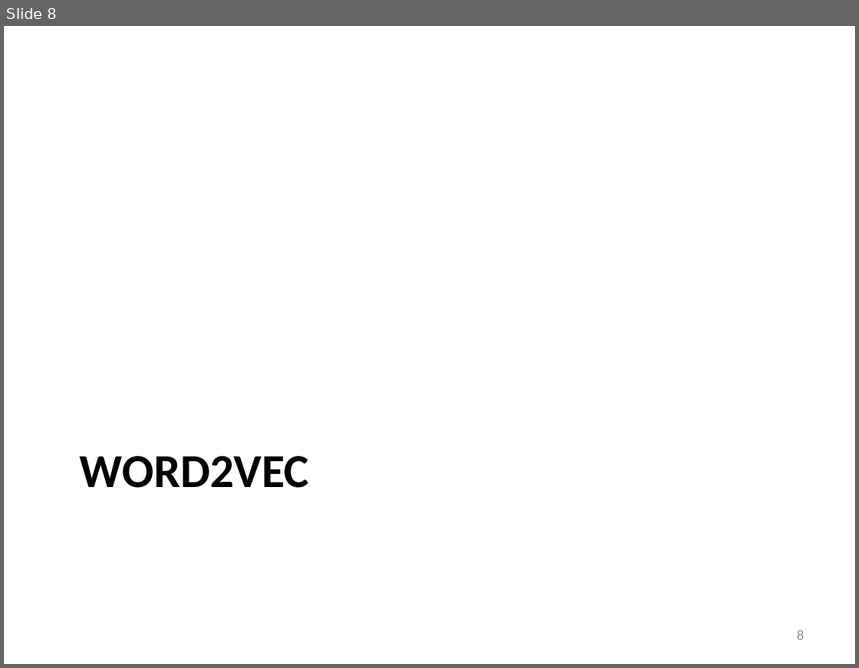
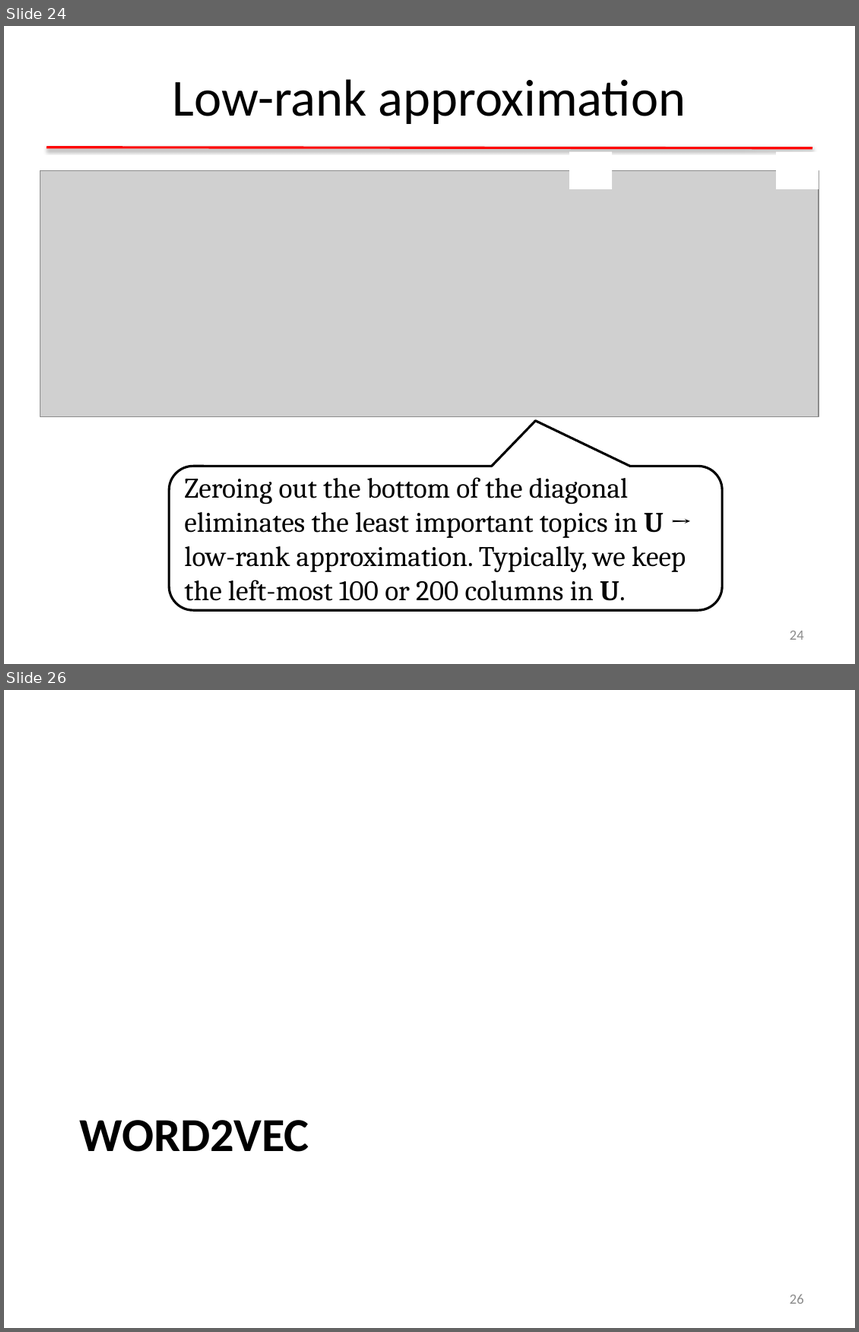
Before and after one commit to clulab/gentlenlp, a slide deck: docs/slides/nnintro-ch8-dist.pptx. Shown one above the other, each under a label of ours: slide 8 before the commit, slides 24 and 26 after it; the slides between them are not shown. The pictures are 859x668 and 859x1332 pixels, drawn with LibreOffice and Linux fonts; fonts in the diff are those of the drawing; grey boxes stand for pictures. Boxes give left, top, right and bottom in pixels: in the first picture for what was removed or moved away, otherwise in the second. Text is boxed around its words. In the diff, an @@ line names an element or a change of style, - is before the commit and + after.

```diff
--- a/docs/slides/nnintro-ch8-dist.pptx
+++ b/docs/slides/nnintro-ch8-dist.pptx
@@ slide 24 added at [4,26,855,664], background #FFFFFF @@
@@ title added at [173,79,686,124], 44 pt, text #000000 @@
+Low-rank approximation
@@ line added from (47, 148) to (813, 148), #FF0000 2 pt @@
@@ rectangle added at [569,152,612,189], fill #FFFFFF @@
@@ rectangle added at [776,152,819,189], fill #FFFFFF @@
@@ picture added at [40,170,819,417] @@
@@ rounded speech box added at [169,466,722,610], fill #FFFFFF, outline #000000 2 pt, 24 pt, text #000000 @@
+Zeroing out the bottom of the diagonal eliminates the least important topics in U → low-rank approximation. Typically, we keep the left-most 100 or 200 columns in U.
@@ page number added at [790,631,804,640], 12 pt, text #8C8C8C @@
+24
@@ what was slide 8 is now slide 26 @@
@@ page number at [790,1294,804,1304]: text changed @@
-8
+26
```
Also in this commit, not shown: 4 slides changed, 17 other slides added, 1 slide removed, 2 other files.
